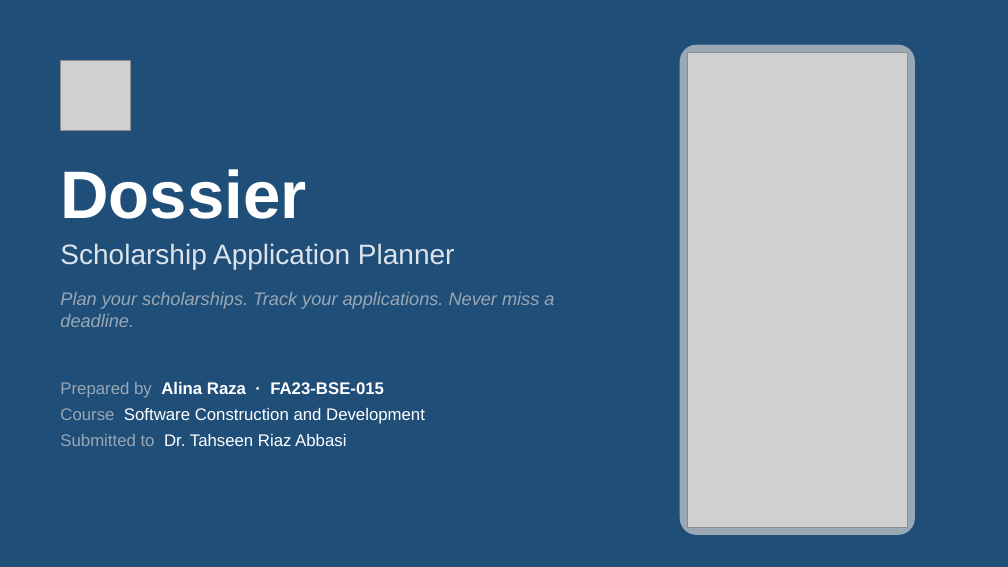
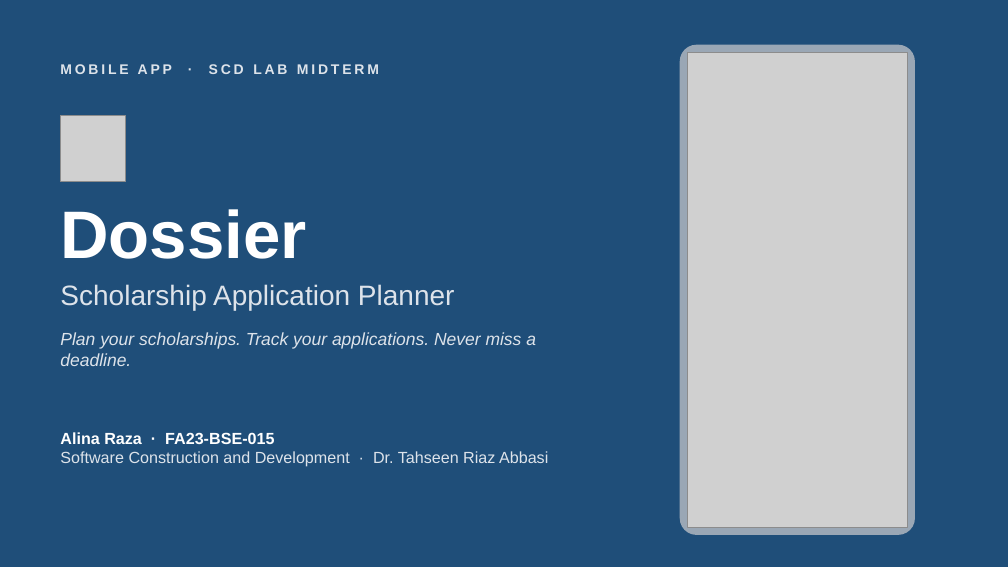
Before and after one commit to alinaraza2017/dossier, a slide deck: slide 1 of presentation_prep/02_Dossier_SCD_Lab_Mid.pptx. Drawn at 1008x567 pixels with LibreOffice and Linux fonts; fonts in the diff are those of the drawing; grey boxes stand for pictures. Boxes give left, top, right and bottom in pixels: in the first picture for what was removed or moved away, otherwise in the second. Text is boxed around its words. In the diff, an @@ line names an element or a change of style, - is before the commit and + after.

```diff
--- a/presentation_prep/02_Dossier_SCD_Lab_Mid.pptx
+++ b/presentation_prep/02_Dossier_SCD_Lab_Mid.pptx
@@ text added at (60, 64, 379, 74), 10 pt, text #DDE3EA, bold @@
+MOBILE APP · SCD LAB MIDTERM
@@ picture: place and size @@
-picture at (60, 60, 131, 131)
+picture at (60, 116, 126, 181)
@@ 3 texts: place and size @@
-3 texts at (60, 169, 554, 327)
+3 texts at (60, 209, 536, 366)
@@ text "Plan your scholarships. Track your ..." at (60, 332, 536, 366): size 13 to 12.5 pt, text colour #9AA7B5 to #DDE3EA @@
@@ text at (60, 432, 548, 467): text changed; size 12 to 11.5 pt; text colour #FFFFFF to #DDE3EA @@
-Prepared by Alina Raza · FA23-BSE-015
-Course Software Construction and Development
-Submitted to Dr. Tahseen Riaz Abbasi
+Alina Raza · FA23-BSE-015
+Software Construction and Development · Dr. Tahseen Riaz Abbasi
```
Also in this commit, not shown: 3 other slides changed, 12 slides added, 29 slides removed, 5 other files.
